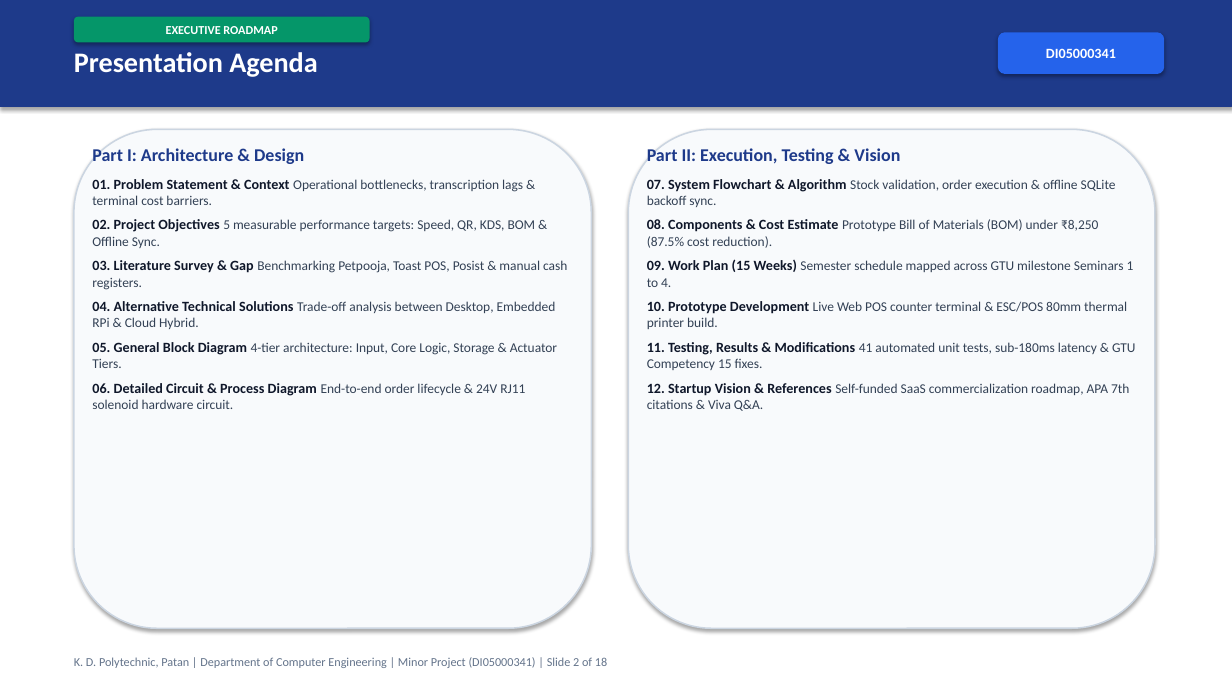
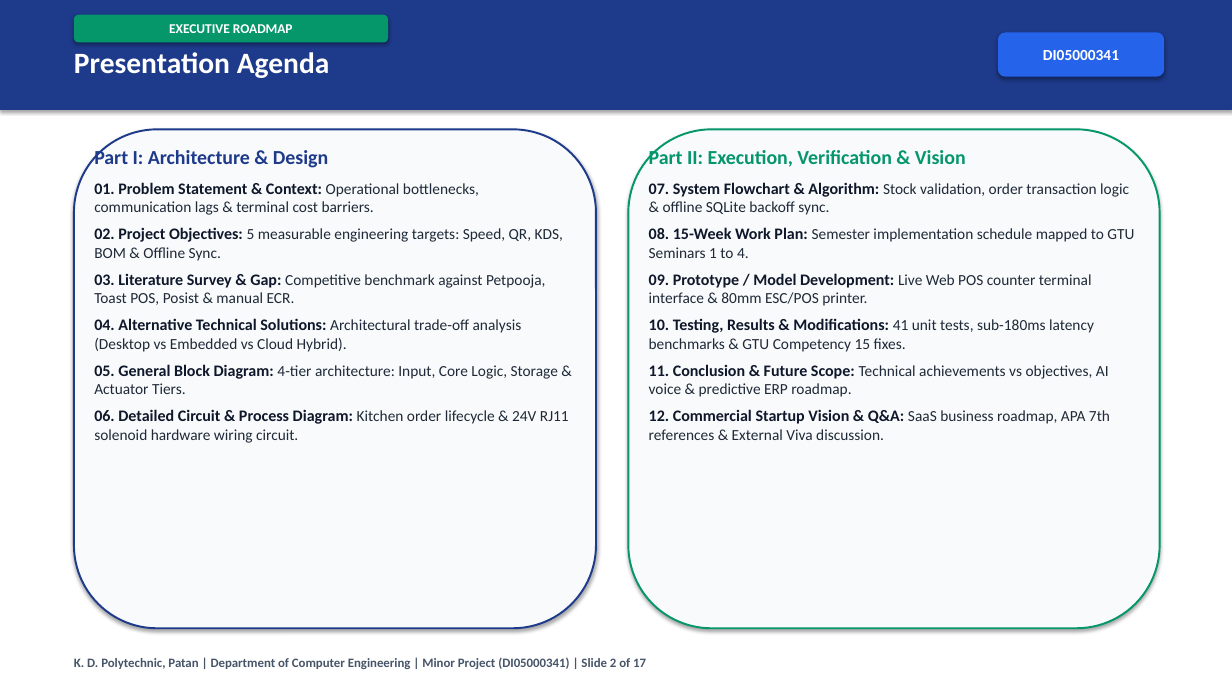
Before and after one commit to Shubh-Patel-07/DineFlow-AI, a slide deck: slide 2 of docs/DineFlow_AI_GTU_Minor_Project_Presentation.pptx. Drawn at 1232x693 pixels with LibreOffice and Linux fonts; fonts in the diff are those of the drawing. Boxes give left, top, right and bottom in pixels: in the first picture for what was removed or moved away, otherwise in the second. Text is boxed around its words. In the diff, an @@ line names an element or a change of style, - is before the commit and + after.

```diff
--- a/docs/DineFlow_AI_GTU_Minor_Project_Presentation.pptx
+++ b/docs/DineFlow_AI_GTU_Minor_Project_Presentation.pptx
@@ rectangle added at bbox=[0, 0, 1232, 693], fill #FFFFFF @@
@@ rounded rectangle "EXECUTIVE ROADMAP": place and size @@
-rounded rectangle "EXECUTIVE ROADMAP" at bbox=[74, 17, 370, 43]
+rounded rectangle "EXECUTIVE ROADMAP" at bbox=[74, 15, 388, 43]
@@ rounded rectangle "EXECUTIVE ROADMAP" at bbox=[74, 15, 388, 43]: size 9.5 to 10.5 pt @@
@@ text "Presentation Agenda" at bbox=[74, 52, 330, 78]: size 22 to 23 pt @@
@@ rounded rectangle "DI05000341" at bbox=[998, 32, 1165, 77]: size 11 to 12 pt @@
@@ rounded rectangle: place and size @@
-rounded rectangle at bbox=[74, 129, 592, 628]
+rounded rectangle at bbox=[74, 129, 596, 628]
@@ rounded rectangle at bbox=[74, 129, 596, 628]: outline #CBD5E1 1.2 pt to #1E3A8A 1.5 pt @@
@@ text at bbox=[94, 147, 328, 168]: size 14 to 15.5 pt in "Part I: Architecture & Design" @@
@@ rounded rectangle: place and size @@
-rounded rectangle at bbox=[628, 129, 1155, 628]
+rounded rectangle at bbox=[628, 129, 1160, 628]
@@ rounded rectangle at bbox=[628, 129, 1160, 628]: outline #CBD5E1 1.2 pt to #059669 1.5 pt @@
@@ text at bbox=[649, 147, 1134, 440]: text changed; size 10.5 to 12 pt; text colour #334155 to #1F2937 @@
-Part II: Execution, Testing & Vision
-07. System Flowchart & Algorithm Stock validation, order execution & offline SQLite backoff sync.
-08. Components & Cost Estimate Prototype Bill of Materials (BOM) under ₹8,250 (87.5% cost reduction).
-09. Work Plan (15 Weeks) Semester schedule mapped across GTU milestone Seminars 1 to 4.
-10. Prototype Development Live Web POS counter terminal & ESC/POS 80mm thermal printer build.
-11. Testing, Results & Modifications 41 automated unit tests, sub-180ms latency & GTU Competency 15 fixes.
-12. Startup Vision & References Self-funded SaaS commercialization roadmap, APA 7th citations & Viva Q&A.
+Part II: Execution, Verification & Vision
+07. System Flowchart & Algorithm: Stock validation, order transaction logic & offline SQLite backoff sync.
+08. 15-Week Work Plan: Semester implementation schedule mapped to GTU Seminars 1 to 4.
+09. Prototype / Model Development: Live Web POS counter terminal interface & 80mm ESC/POS printer.
+10. Testing, Results & Modifications: 41 unit tests, sub-180ms latency benchmarks & GTU Competency 15 fixes.
+11. Conclusion & Future Scope: Technical achievements vs objectives, AI voice & predictive ERP roadmap.
+12. Commercial Startup Vision & Q&A: SaaS business roadmap, APA 7th references & External Viva discussion.
@@ text at bbox=[94, 182, 569, 443]: text changed; size 10.5 to 12 pt; text colour #334155 to #1F2937 @@
-01. Problem Statement & Context Operational bottlenecks, transcription lags & terminal cost barriers.
-02. Project Objectives 5 measurable performance targets: Speed, QR, KDS, BOM & Offline Sync.
-03. Literature Survey & Gap Benchmarking Petpooja, Toast POS, Posist & manual cash registers.
-04. Alternative Technical Solutions Trade-off analysis between Desktop, Embedded RPi & Cloud Hybrid.
-05. General Block Diagram 4-tier architecture: Input, Core Logic, Storage & Actuator Tiers.
-06. Detailed Circuit & Process Diagram End-to-end order lifecycle & 24V RJ11 solenoid hardware circuit.
+01. Problem Statement & Context: Operational bottlenecks, communication lags & terminal cost barriers.
+02. Project Objectives: 5 measurable engineering targets: Speed, QR, KDS, BOM & Offline Sync.
+03. Literature Survey & Gap: Competitive benchmark against Petpooja, Toast POS, Posist & manual ECR.
+04. Alternative Technical Solutions: Architectural trade-off analysis (Desktop vs Embedded vs Cloud Hybrid).
+05. General Block Diagram: 4-tier architecture: Input, Core Logic, Storage & Actuator Tiers.
+06. Detailed Circuit & Process Diagram: Kitchen order lifecycle & 24V RJ11 solenoid hardware wiring circuit.
@@ text at bbox=[74, 658, 646, 669]: text changed; size 9.5 to 10 pt; text colour #64748B to #475569; bold on @@
-K. D. Polytechnic, Patan | Department of Computer Engineering | Minor Project (DI05000341) | Slide 2 of 18
+K. D. Polytechnic, Patan | Department of Computer Engineering | Minor Project (DI05000341) | Slide 2 of 17
```
Also in this commit, not shown: 16 other slides changed, 1 slide removed, 1 other file.
